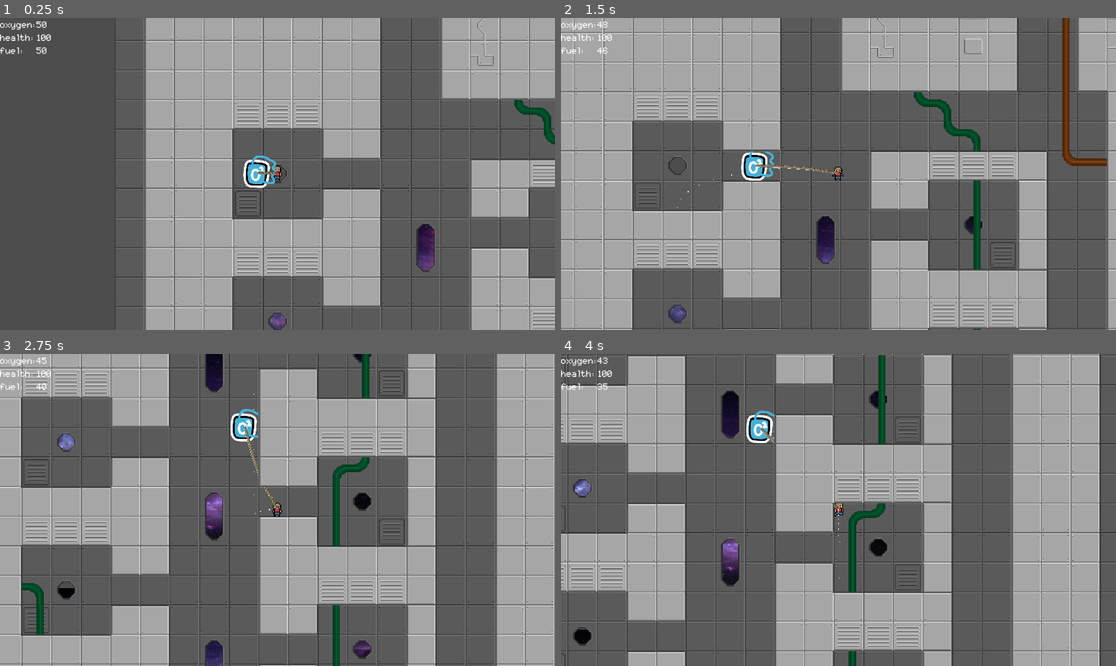
Above: before the commit, frames 1-4 (two rows, left to right).
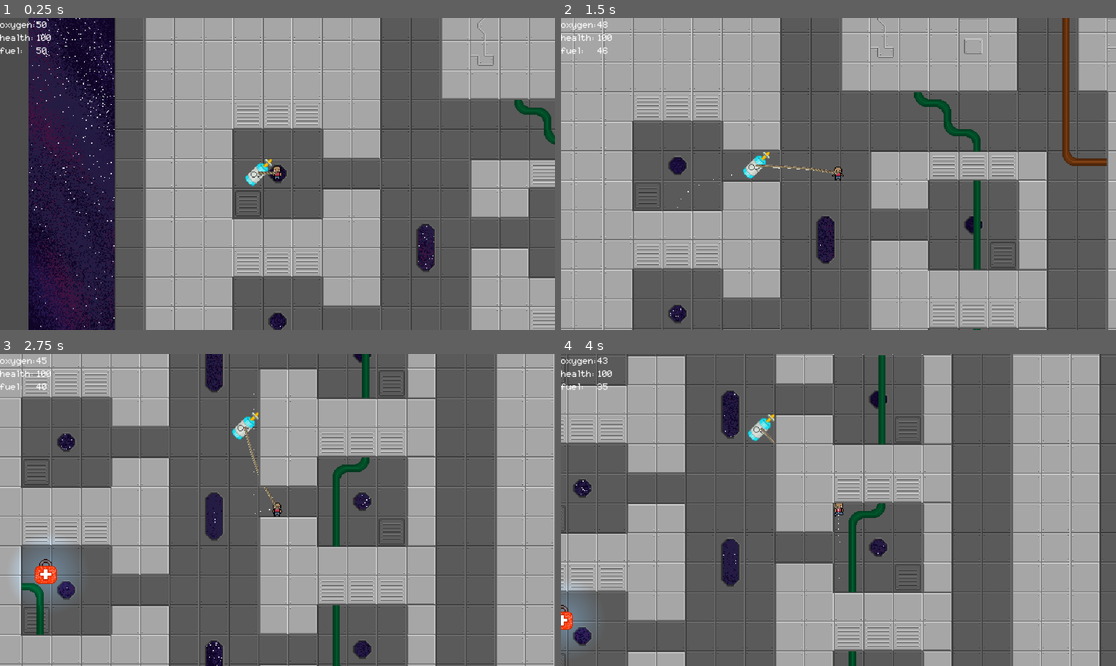
Above: after the commit, the same moments.

Repository: m6parker/tethered
Game: Godot game, scene res://src/levels/world_one.tscn
The game is run twice, just before and just after one commit, with the same random seed, the same clock (stepped at 60 frames per second) and the same inputs.
Inputs:
- Up to frame 1 (0.25 s): no input
- Up to frame 2 (1.5 s): tap Enter at 0.5 s; hold Right (right) 0.53-1.28 s; hold Down (down) from 1.28 s (still down)
- Up to frame 3 (2.75 s): release Down (down) at 2.03 s; hold Right (right) from 2.03 s (still down)
- Up to frame 4 (4 s): release Right (right) at 2.78 s; hold Up (up) 2.78-3.53 s; hold Left (left) from 3.53 s (still down)

The runs differ from the first frame. In frame 1, 16% of the frame differs, in the area x 5-79%, y 0-100%; in frame 2, 0.8%; in frame 3, 2.6%; in frame 4, 1.9%.

Commit message:
fixed items and background

Diff:
--- a/src/entities/player.tscn
+++ b/src/entities/player.tscn
@@ -120,4 +120,4 @@
 texture_mode = 1
 
 [node name="pulled_object" parent="." unique_id=1248254879 instance=ExtResource("6_ms0oa")]
-position = Vector2(-41, 0)
+position = Vector2(-40, 0)
--- a/src/entities/pulled_object.tscn
+++ b/src/entities/pulled_object.tscn
@@ -8,8 +8,7 @@
 [node name="pulled_object" type="CharacterBody2D" unique_id=881240779]
 
 [node name="Sprite2D" type="Sprite2D" parent="." unique_id=1447795933]
-position = Vector2(2.9999695, -0.99998474)
-scale = Vector2(0.13605443, 0.13605443)
+texture_filter = 1
 texture = ExtResource("1_y0coh")
 
 [node name="CollisionShape2D" type="CollisionShape2D" parent="." unique_id=293010786]
--- a/src/items/item.tscn
+++ b/src/items/item.tscn
@@ -24,7 +24,6 @@
 [node name="Sprite2D" type="Sprite2D" parent="." unique_id=250352837]
 texture_filter = 1
 position = Vector2(-9.536743e-07, 1.000001)
-scale = Vector2(0.057870876, 0.057870876)
 texture = ExtResource("2_fhx2i")
 
 [node name="PointLight2D" type="PointLight2D" parent="." unique_id=761240050]
--- a/src/levels/world_one.tscn
+++ b/src/levels/world_one.tscn
@@ -1,8 +1,8 @@
 [gd_scene format=4 uid="uid://burfrn7bqgt15"]
 
-[ext_resource type="Texture2D" uid="uid://dcnlf3yw0y83x" path="res://assets/tilesets/space_background.jpg" id="1_01hqk"]
 [ext_resource type="PackedScene" uid="uid://5wxccyrdl8xv" path="res://src/items/item.tscn" id="2_1ycqk"]
 [ext_resource type="PackedScene" uid="uid://dcyjqy6yowgja" path="res://src/entities/player.tscn" id="2_4xf3m"]
+[ext_resource type="Texture2D" uid="uid://dbnf0eo3l4fm5" path="res://assets/tilesets/space_tile.png" id="2_bw83h"]
 [ext_resource type="Texture2D" uid="uid://bl34yo3ixunha" path="res://assets/tilesets/space_station_tileset.png" id="3_3nuca"]
 [ext_resource type="Texture2D" uid="uid://c27wsm6ais8pp" path="res://assets/tilesets/pipes.png" id="4_bw83h"]
 [ext_resource type="PackedScene" uid="uid://c36ecgf6g8441" path="res://src/common/exit.tscn" id="12_lh2x3"]
@@ -486,77 +486,234 @@
 
 [node name="world_one" type="Node2D" unique_id=1368521841]
 
-[node name="Parallax2D2" type="Parallax2D" parent="." unique_id=1473432876]
+[node name="Parallax2D3" type="Parallax2D" parent="." unique_id=1975134451]
 z_index = -1
 z_as_relative = false
 scroll_scale = Vector2(0.9, 0.9)
-scroll_offset = Vector2(-10, -445)
-
-[node name="Sprite2D" type="Sprite2D" parent="Parallax2D2" unique_id=46662803]
-z_index = -1
-texture_filter = 5
-position = Vector2(277, 493)
-texture = ExtResource("1_01hqk")
-
-[node name="Parallax2D3" type="Parallax2D" parent="." unique_id=1137700500]
-z_index = -1
-z_as_relative = false
-scroll_scale = Vector2(0.9, 0.9)
-scroll_offset = Vector2(2, 94)
-
-[node name="Sprite2D" type="Sprite2D" parent="Parallax2D3" unique_id=21059418]
-z_index = -1
-texture_filter = 5
-position = Vector2(277, 493)
-texture = ExtResource("1_01hqk")
-
-[node name="Parallax2D4" type="Parallax2D" parent="." unique_id=1878064203]
-z_index = -1
-z_as_relative = false
-scroll_scale = Vector2(0.9, 0.9)
-scroll_offset = Vector2(35, 364)
-
-[node name="Sprite2D" type="Sprite2D" parent="Parallax2D4" unique_id=2066405406]
-z_index = -1
-texture_filter = 5
-position = Vector2(277, 493)
-texture = ExtResource("1_01hqk")
-
-[node name="Parallax2D5" type="Parallax2D" parent="." unique_id=868117420]
-z_index = -1
-z_as_relative = false
-scroll_scale = Vector2(0.9, 0.9)
-scroll_offset = Vector2(48, 564)
-
-[node name="Sprite2D" type="Sprite2D" parent="Parallax2D5" unique_id=1197050035]
-z_index = -1
-texture_filter = 5
-position = Vector2(277, 493)
-texture = ExtResource("1_01hqk")
-
-[node name="Parallax2D6" type="Parallax2D" parent="." unique_id=479899410]
-z_index = -1
-z_as_relative = false
-scroll_scale = Vector2(0.9, 0.9)
-scroll_offset = Vector2(33, 809)
-
-[node name="Sprite2D" type="Sprite2D" parent="Parallax2D6" unique_id=1498755185]
-z_index = -1
-texture_filter = 5
-position = Vector2(277, 493)
-texture = ExtResource("1_01hqk")
-
-[node name="Parallax2D7" type="Parallax2D" parent="." unique_id=1174427535]
-z_index = -1
-z_as_relative = false
-scroll_scale = Vector2(0.9, 0.9)
-scroll_offset = Vector2(39, 1420)
-
-[node name="Sprite2D" type="Sprite2D" parent="Parallax2D7" unique_id=1552040614]
-z_index = -1
-texture_filter = 5
-position = Vector2(277, 493)
-texture = ExtResource("1_01hqk")
+scroll_offset = Vector2(-184, -509)
+
+[node name="GridContainer" type="GridContainer" parent="Parallax2D3" unique_id=340413636]
+offset_right = 403.0
+offset_bottom = 377.0
+theme_override_constants/h_separation = 330
+theme_override_constants/v_separation = 480
+columns = 5
+
+[node name="Panel" type="Panel" parent="Parallax2D3/GridContainer" unique_id=466456723]
+layout_mode = 2
+
+[node name="Sprite2D" type="Sprite2D" parent="Parallax2D3/GridContainer/Panel" unique_id=1815792551]
+z_index = -1
+texture_filter = 5
+position = Vector2(277, 493)
+texture = ExtResource("2_bw83h")
+
+[node name="Panel2" type="Panel" parent="Parallax2D3/GridContainer" unique_id=1155977885]
+layout_mode = 2
+
+[node name="Sprite2D" type="Sprite2D" parent="Parallax2D3/GridContainer/Panel2" unique_id=1222665049]
+z_index = -1
+texture_filter = 5
+position = Vector2(277, 493)
+texture = ExtResource("2_bw83h")
+
+[node name="Panel3" type="Panel" parent="Parallax2D3/GridContainer" unique_id=1638267038]
+layout_mode = 2
+
+[node name="Sprite2D" type="Sprite2D" parent="Parallax2D3/GridContainer/Panel3" unique_id=1944951851]
+z_index = -1
+texture_filter = 5
+position = Vector2(277, 493)
+texture = ExtResource("2_bw83h")
+
+[node name="Panel4" type="Panel" parent="Parallax2D3/GridContainer" unique_id=1634705685]
+layout_mode = 2
+
+[node name="Sprite2D" type="Sprite2D" parent="Parallax2D3/GridContainer/Panel4" unique_id=2065569165]
+z_index = -1
+texture_filter = 5
+position = Vector2(277, 493)
+texture = ExtResource("2_bw83h")
+
+[node name="Panel5" type="Panel" parent="Parallax2D3/GridContainer" unique_id=642542394]
+layout_mode = 2
+
+[node name="Sprite2D" type="Sprite2D" parent="Parallax2D3/GridContainer/Panel5" unique_id=463618896]
+z_index = -1
+texture_filter = 5
+position = Vector2(277, 493)
+texture = ExtResource("2_bw83h")
+
+[node name="Panel6" type="Panel" parent="Parallax2D3/GridContainer" unique_id=58459473]
+layout_mode = 2
+
+[node name="Sprite2D" type="Sprite2D" parent="Parallax2D3/GridContainer/Panel6" unique_id=1356201023]
+z_index = -1
+texture_filter = 5
+position = Vector2(277, 493)
+texture = ExtResource("2_bw83h")
+
+[node name="Panel7" type="Panel" parent="Parallax2D3/GridContainer" unique_id=586381169]
+layout_mode = 2
+
+[node name="Sprite2D" type="Sprite2D" parent="Parallax2D3/GridContainer/Panel7" unique_id=1144816959]
+z_index = -1
+texture_filter = 5
+position = Vector2(277, 493)
+texture = ExtResource("2_bw83h")
+
+[node name="Panel8" type="Panel" parent="Parallax2D3/GridContainer" unique_id=1716609504]
+layout_mode = 2
+
+[node name="Sprite2D" type="Sprite2D" parent="Parallax2D3/GridContainer/Panel8" unique_id=512332253]
+z_index = -1
+texture_filter = 5
+position = Vector2(277, 493)
+texture = ExtResource("2_bw83h")
+
+[node name="Panel9" type="Panel" parent="Parallax2D3/GridContainer" unique_id=206411877]
+layout_mode = 2
+
+[node name="Sprite2D" type="Sprite2D" parent="Parallax2D3/GridContainer/Panel9" unique_id=1479796433]
+z_index = -1
+texture_filter = 5
+position = Vector2(277, 493)
+texture = ExtResource("2_bw83h")
+
+[node name="Panel10" type="Panel" parent="Parallax2D3/GridContainer" unique_id=1742223299]
+layout_mode = 2
+
+[node name="Sprite2D" type="Sprite2D" parent="Parallax2D3/GridContainer/Panel10" unique_id=748540552]
+z_index = -1
+texture_filter = 5
+position = Vector2(277, 493)
+texture = ExtResource("2_bw83h")
+
+[node name="Panel11" type="Panel" parent="Parallax2D3/GridContainer" unique_id=1931474876]
+layout_mode = 2
+
+[node name="Sprite2D" type="Sprite2D" parent="Parallax2D3/GridContainer/Panel11" unique_id=687694235]
+z_index = -1
+texture_filter = 5
+position = Vector2(277, 493)
+texture = ExtResource("2_bw83h")
+
+[node name="Panel12" type="Panel" parent="Parallax2D3/GridContainer" unique_id=1271466975]
+layout_mode = 2
+
+[node name="Sprite2D" type="Sprite2D" parent="Parallax2D3/GridContainer/Panel12" unique_id=2007219099]
+z_index = -1
+texture_filter = 5
+position = Vector2(277, 493)
+texture = ExtResource("2_bw83h")
+
+[node name="Panel13" type="Panel" parent="Parallax2D3/GridContainer" unique_id=151428999]
+layout_mode = 2
+
+[node name="Sprite2D" type="Sprite2D" parent="Parallax2D3/GridContainer/Panel13" unique_id=1143141066]
+z_index = -1
+texture_filter = 5
+position = Vector2(277, 493)
+texture = ExtResource("2_bw83h")
+
+[node name="Panel14" type="Panel" parent="Parallax2D3/GridContainer" unique_id=2066184838]
+layout_mode = 2
+
+[node name="Sprite2D" type="Sprite2D" parent="Parallax2D3/GridContainer/Panel14" unique_id=1326444929]
+z_index = -1
+texture_filter = 5
+position = Vector2(277, 493)
+texture = ExtResource("2_bw83h")
+
+[node name="Panel15" type="Panel" parent="Parallax2D3/GridContainer" unique_id=286257684]
+layout_mode = 2
+
+[node name="Sprite2D" type="Sprite2D" parent="Parallax2D3/GridContainer/Panel15" unique_id=1569975618]
+z_index = -1
+texture_filter = 5
+position = Vector2(277, 493)
+texture = ExtResource("2_bw83h")
+
+[node name="Panel16" type="Panel" parent="Parallax2D3/GridContainer" unique_id=1295299746]
+layout_mode = 2
+
+[node name="Sprite2D" type="Sprite2D" parent="Parallax2D3/GridContainer/Panel16" unique_id=905176888]
+z_index = -1
+texture_filter = 5
+position = Vector2(277, 493)
+texture = ExtResource("2_bw83h")
+
+[node name="Panel17" type="Panel" parent="Parallax2D3/GridContainer" unique_id=1052090410]
+layout_mode = 2
+
+[node name="Sprite2D" type="Sprite2D" parent="Parallax2D3/GridContainer/Panel17" unique_id=1054147184]
+z_index = -1
+texture_filter = 5
+position = Vector2(277, 493)
+texture = ExtResource("2_bw83h")
+
+[node name="Panel18" type="Panel" parent="Parallax2D3/GridContainer" unique_id=1453219352]
+layout_mode = 2
+
+[node name="Sprite2D" type="Sprite2D" parent="Parallax2D3/GridContainer/Panel18" unique_id=1291888161]
+z_index = -1
+texture_filter = 5
+position = Vector2(277, 493)
+texture = ExtResource("2_bw83h")
+
+[node name="Panel19" type="Panel" parent="Parallax2D3/GridContainer" unique_id=632238647]
+layout_mode = 2
+
+[node name="Sprite2D" type="Sprite2D" parent="Parallax2D3/GridContainer/Panel19" unique_id=1702050782]
+z_index = -1
+texture_filter = 5
+position = Vector2(277, 493)
+texture = ExtResource("2_bw83h")
+
+[node name="Panel20" type="Panel" parent="Parallax2D3/GridContainer" unique_id=363245363]
+layout_mode = 2
+
+[node name="Sprite2D" type="Sprite2D" parent="Parallax2D3/GridContainer/Panel20" unique_id=1442174915]
+z_index = -1
+texture_filter = 5
+position = Vector2(277, 493)
+texture = ExtResource("2_bw83h")
+
+[node name="Panel21" type="Panel" parent="Parallax2D3/GridContainer" unique_id=1673026934]
+layout_mode = 2
+
+[node name="Sprite2D" type="Sprite2D" parent="Parallax2D3/GridContainer/Panel21" unique_id=1492984819]
+z_index = -1
+texture_filter = 5
+position = Vector2(277, 493)
+texture = ExtResource("2_bw83h")
+
+[node name="Panel22" type="Panel" parent="Parallax2D3/GridContainer" unique_id=1042551173]
+layout_mode = 2
+
+[node name="Sprite2D" type="Sprite2D" parent="Parallax2D3/GridContainer/Panel22" unique_id=943867956]
+z_index = -1
+texture_filter = 5
+position = Vector2(277, 493)
+texture = ExtResource("2_bw83h")
+
+[node name="Panel23" type="Panel" parent="Parallax2D3/GridContainer" unique_id=328026218]
+layout_mode = 2
+
+[node name="Sprite2D" type="Sprite2D" parent="Parallax2D3/GridContainer/Panel23" unique_id=1012046151]
+z_index = -1
+texture_filter = 5
+position = Vector2(277, 493)
+texture = ExtResource("2_bw83h")
+
+[node name="Panel24" type="Panel" parent="Parallax2D3/GridContainer" unique_id=1511870711]
+layout_mode = 2
+
+[node name="Sprite2D" type="Sprite2D" parent="Parallax2D3/GridContainer/Panel24" unique_id=153941299]
+z_index = -1
+texture_filter = 5
+position = Vector2(277, 493)
+texture = ExtResource("2_bw83h")
 
 [node name="map" type="Node2D" parent="." unique_id=2130805985]
 y_sort_enabled = true
@@ -597,23 +754,22 @@
 tile_set = SubResource("TileSet_01hqk")
 
 [node name="items" type="TileMapLayer" parent="map" unique_id=170210139]
-visible = false
 tile_set = SubResource("TileSet_1ycqk")
 
 [node name="oxygen_pack" parent="map/items" unique_id=1862983925 instance=ExtResource("2_1ycqk")]
-position = Vector2(1280, 96)
+position = Vector2(454, 958)
 item_type = "oxygen"
 
 [node name="health_pack" parent="map/items" unique_id=839840248 instance=ExtResource("2_1ycqk")]
-position = Vector2(1468, 337)
+position = Vector2(90, 731)
 item_type = "health"
 
 [node name="fuel_pack" parent="map/items" unique_id=659175817 instance=ExtResource("2_1ycqk")]
-position = Vector2(1872, 688)
+position = Vector2(131, -92)
 item_type = "fuel"
 
 [node name="fuel_pack2" parent="map/items" unique_id=1166823562 instance=ExtResource("2_1ycqk")]
-position = Vector2(386, 322)
+position = Vector2(333, 1480)
 item_type = "fuel"
 
 [node name="key" parent="map/items" unique_id=450419832 instance=ExtResource("2_1ycqk")]
Binary file changed: assets/items/fuel.png
Binary file changed: assets/items/health.png
Binary file changed: assets/items/oxygen.png
Binary file added: assets/tilesets/space_tile.png
Not shown, added: assets/tilesets/space_tile.png.import
